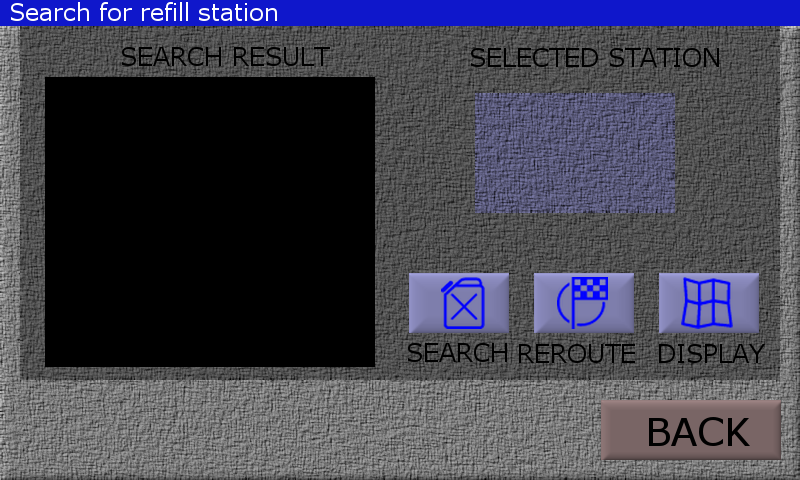
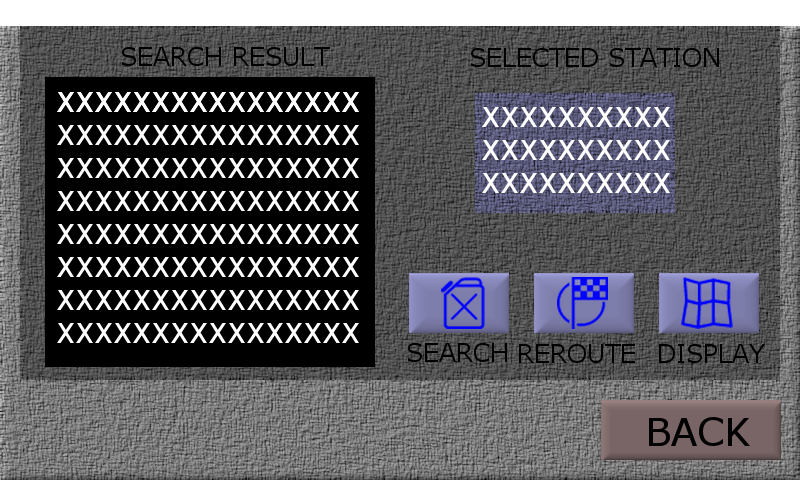
Two versions of the same layered image (800px x 480px). Layer-by-layer changes:
hid group "Header" (2 layers) over [0, 0, 800, 26]
hid group "Miscellaneous" (10 layers) over [108, 92, 670, 343]
removed group "texts" (6 layers) over [122, 92, 670, 343]
added layer "searchResultValue" above "searchResultList" over [57, 92, 359, 112]
added layer "searchResultList" above "selectedStationValue" over [57, 92, 359, 343]
added layer "selectedStationValue" above "selectedStationTitle" over [482, 107, 670, 193]
